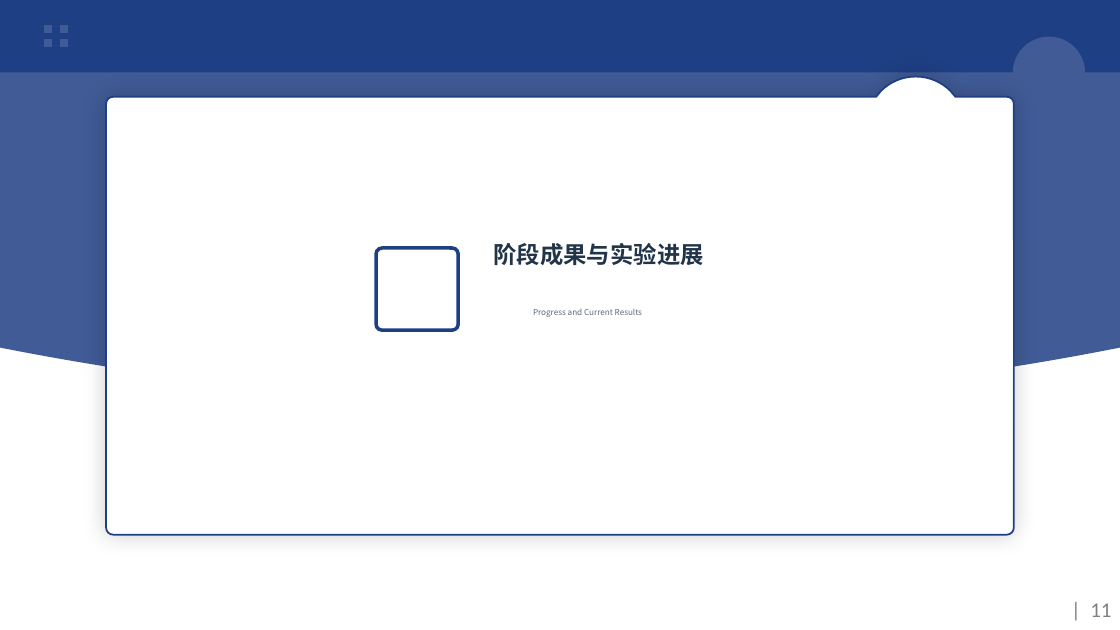
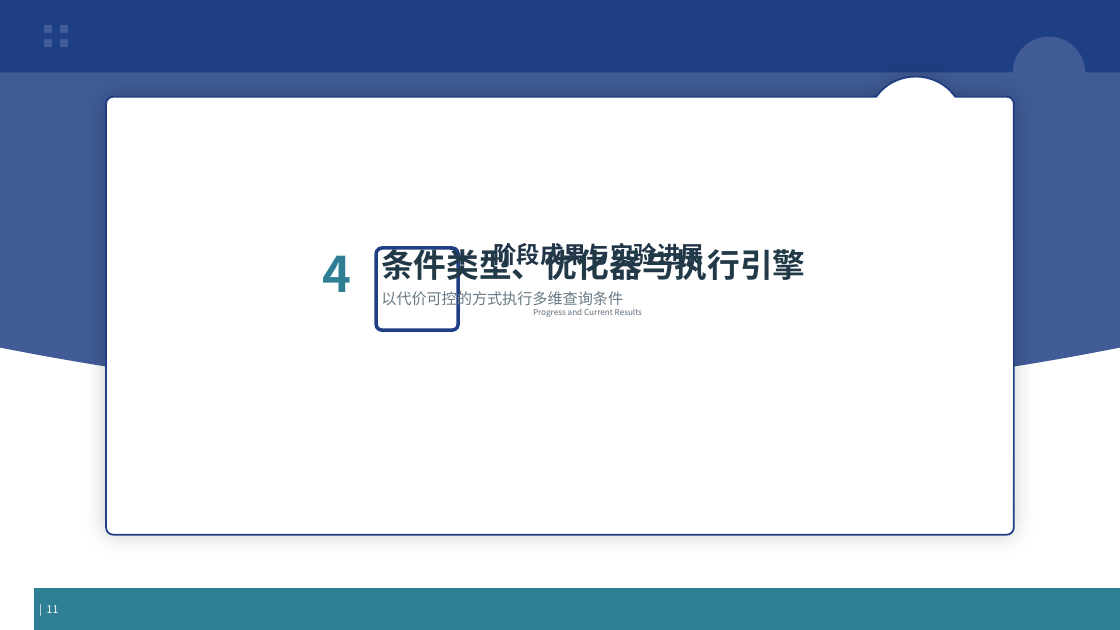
Before and after one commit to FDSE-IntelliDev/CodeSense, a slide deck: slide 11 of 中期答辩ppt_CodeSearch中期答辩.pptx. Drawn at 1120x630 pixels with LibreOffice and Linux fonts; fonts in the diff are those of the drawing; background and template pictures are left out. Boxes give left, top, right and bottom in pixels: in the first picture for what was removed or moved away, otherwise in the second. Text is boxed around its words. In the diff, an @@ line names an element or a change of style, - is before the commit and + after.

```diff
--- a/中期答辩ppt_CodeSearch中期答辩.pptx
+++ b/中期答辩ppt_CodeSearch中期答辩.pptx
@@ text added at (322, 255, 351, 292), 42 pt, text #2E7E94, bold @@
+4
@@ text added at (381, 244, 805, 286), 28 pt, text #223A48, bold @@
+条件类型、优化器与执行引擎
@@ text added at (381, 289, 623, 309), 13 pt, text #697A84 @@
+以代价可控的方式执行多维查询条件
@@ rectangle "| 11" at (34, 589, 1120, 630): size 18 to 9 pt, font Calibri to Noto Sans CJK SC, text colour #808080 to #FFFFFF; alignment right to left; fill #FFFFFF to #2E7E94; outline #FFFFFF 1 pt to #2E7E94 1 pt @@
```
Also in this commit, not shown: 11 other slides changed, 6 slides added, 6 slides removed, 1 other file.
